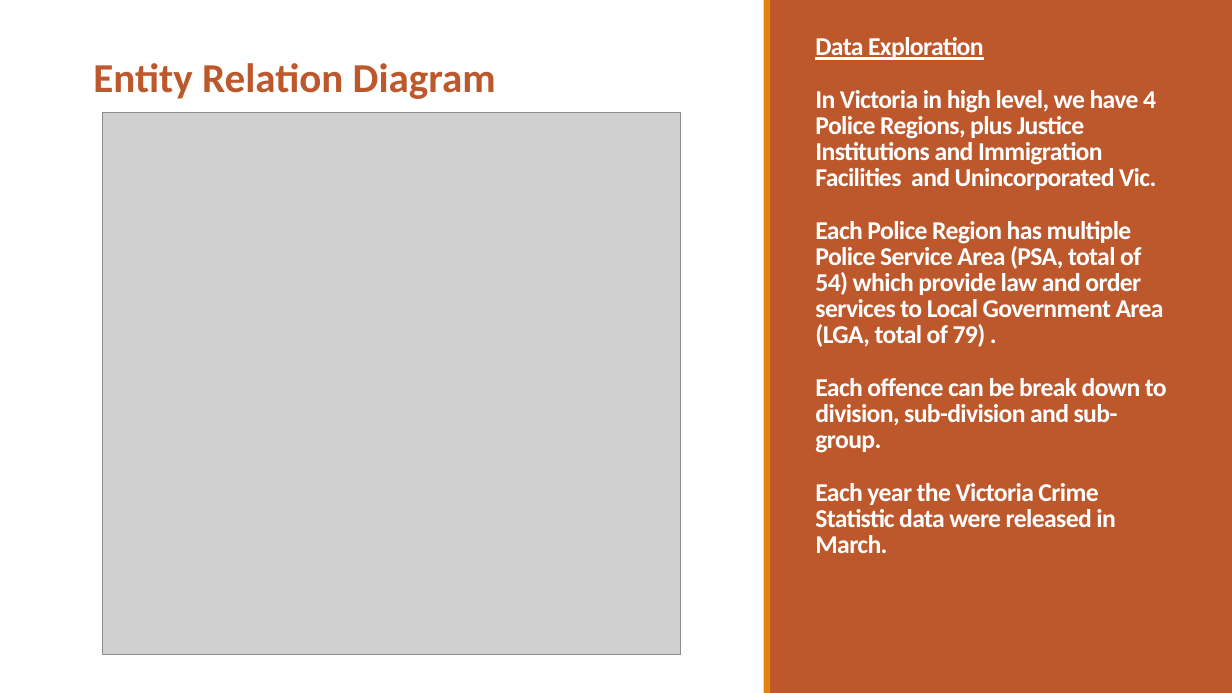
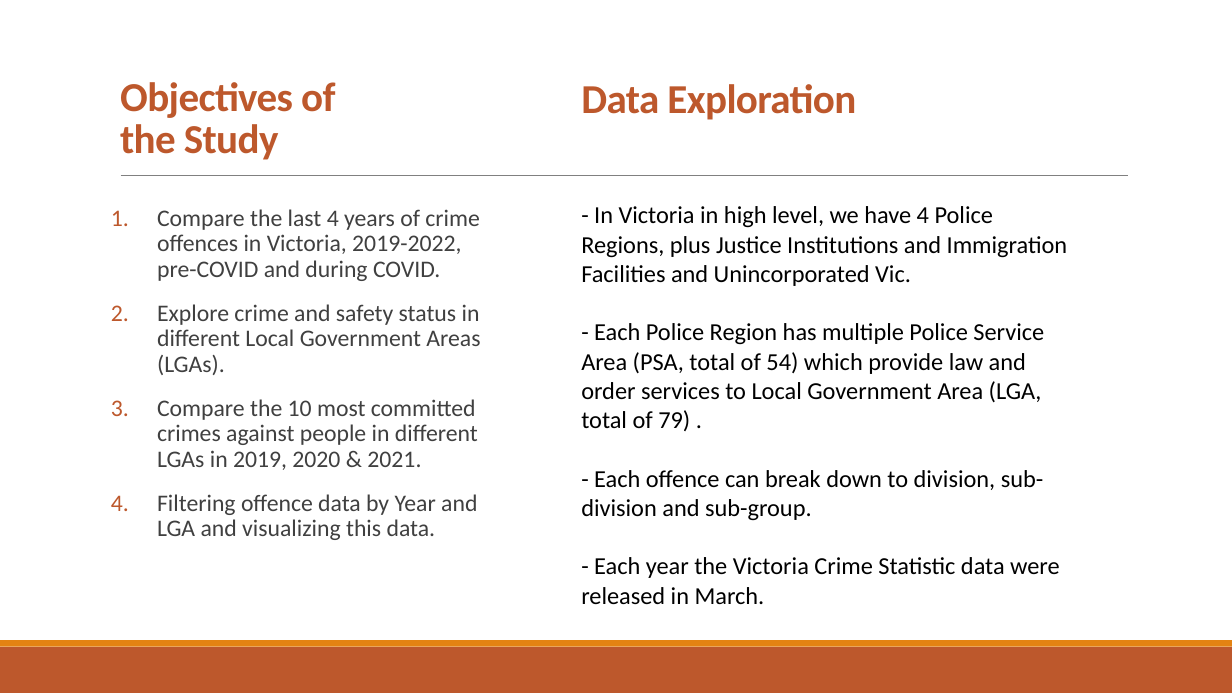
Before and after one commit to PhuongTieuOp/project3, a slide deck: slide 2 of Victoria Crime Data Visualization3.pptx (slide 3 before the commit). Drawn at 1232x693 pixels with LibreOffice and Linux fonts; fonts in the diff are those of the drawing; grey boxes stand for pictures. Boxes give left, top, right and bottom in pixels: in the first picture for what was removed or moved away, otherwise in the second. Text is boxed around its words. In the diff, an @@ line names an element or a change of style, - is before the commit and + after.

```diff
--- a/Victoria Crime Data Visualization3.pptx
+++ b/Victoria Crime Data Visualization3.pptx
@@ rectangle removed at bbox=[0, 0, 1232, 693] @@
@@ rectangle removed at bbox=[763, 0, 770, 693] @@
@@ rectangle removed at bbox=[770, 0, 1232, 693] @@
@@ text removed at bbox=[93, 63, 496, 99] @@
-Entity Relation Diagram
@@ title added at bbox=[120, 82, 335, 160], 32 pt, text #BD582C, bold @@
+Objectives of
+the Study
@@ text added at bbox=[581, 84, 856, 120], 32 pt, text #BD582C, bold @@
+Data Exploration
@@ picture removed at bbox=[103, 112, 681, 654] @@
@@ text "- In Victoria in high ..." at bbox=[581, 206, 1068, 604]: vertical alignment bottom to top @@
@@ line added from (121, 176) to (1128, 176), #808080 0.5 pt @@
@@ text added at bbox=[157, 209, 480, 540], 18.5 pt, text #404040 @@
+1. Compare the last 4 years of crime offences in Victoria, 2019-2022, pre-COVID and during COVID.
+2. Explore crime and safety status in different Local Government Areas (LGAs).
+3. Compare the 10 most committed crimes against people in different LGAs in 2019, 2020 & 2021.
+4. Filtering offence data by Year and LGA and visualizing this data.
@@ text at bbox=[581, 206, 1068, 604]: text changed; size 20 to 19 pt; text colour #FFFFFF to #000000; bold off @@
-Data Exploration
-In Victoria in high level, we have 4 Police Regions, plus Justice Institutions and Immigration Facilities and Unincorporated Vic.
-Each Police Region has multiple Police Service Area (PSA, total of 54) which provide law and order services to Local Government Area (LGA, total of 79) .
-Each offence can be break down to division, sub-division and sub-group.
-Each year the Victoria Crime Statistic data were released in March.
+- In Victoria in high level, we have 4 Police Regions, plus Justice Institutions and Immigration Facilities and Unincorporated Vic.
+- Each Police Region has multiple Police Service Area (PSA, total of 54) which provide law and order services to Local Government Area (LGA, total of 79) .
+- Each offence can break down to division, sub-division and sub-group.
+- Each year the Victoria Crime Statistic data were released in March.
@@ rectangle removed at bbox=[0, 647, 1232, 693] @@
@@ rectangle removed at bbox=[0, 640, 1232, 647] @@
@@ rectangle added at bbox=[0, 647, 1232, 693], fill #BD582C @@
@@ rectangle added at bbox=[0, 640, 1232, 647], fill #E48312 @@
```
Also in this commit, not shown: 6 other slides changed, 1 slide removed.
